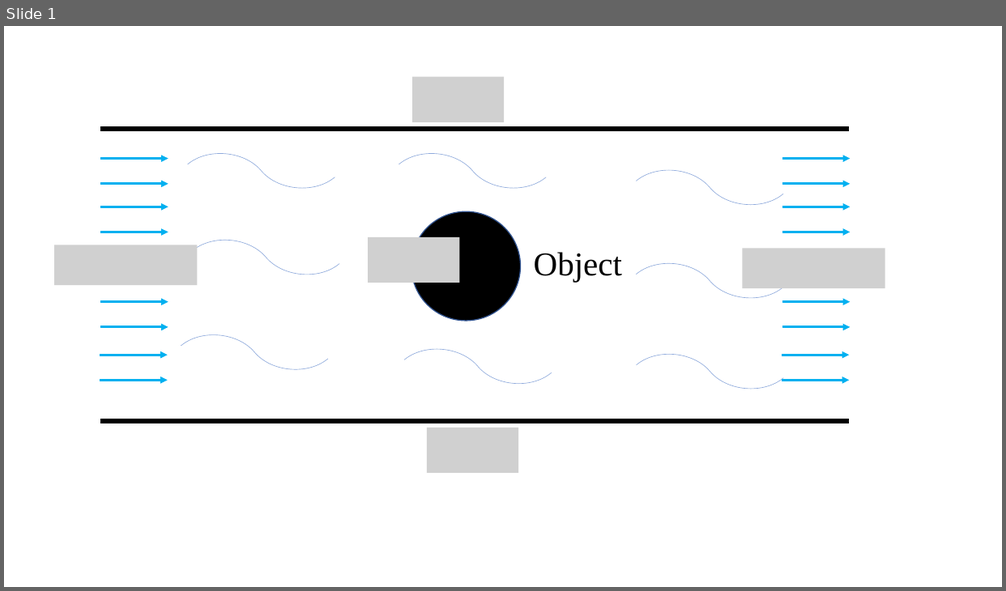
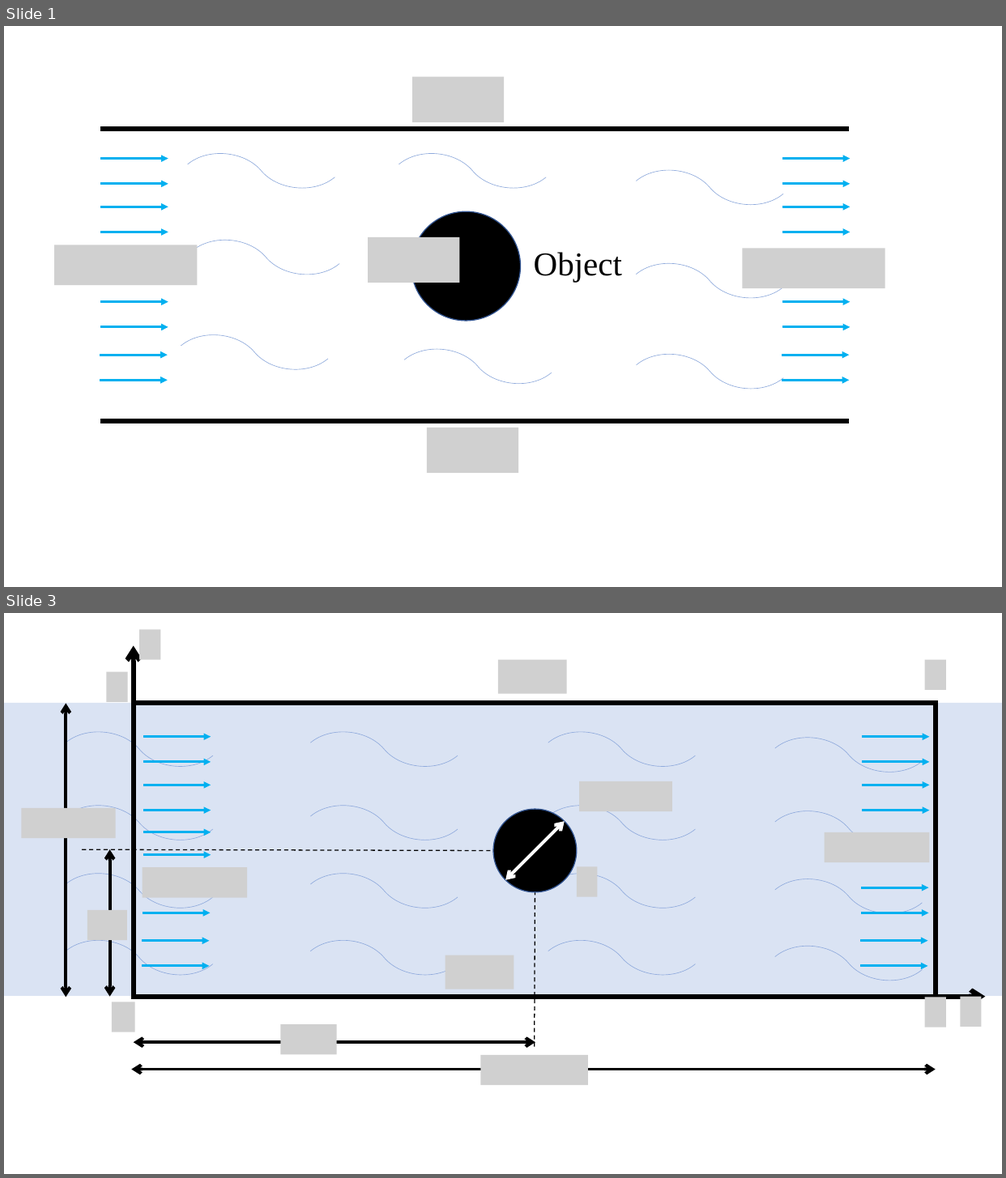
Before and after one commit to lcs27/PDE-CS, a slide deck: project/edp-project-graph.pptx. Shown one above the other, each under a label of ours: slide 1 before the commit, slides 1 and 3 after it; the slides between them are not shown. The pictures are 1006x591 and 1006x1178 pixels, drawn with LibreOffice and Linux fonts; fonts in the diff are those of the drawing; grey boxes stand for pictures. Boxes give left, top, right and bottom in pixels: in the first picture for what was removed or moved away, otherwise in the second. Text is boxed around its words. In the diff, an @@ line names an element or a change of style, - is before the commit and + after.

```diff
--- a/project/edp-project-graph.pptx
+++ b/project/edp-project-graph.pptx
@@ slide 3 added at box(4, 613, 1002, 1174), background #FFFFFF @@
@@ rectangle added at box(4, 703, 1002, 996), fill #DAE3F3 @@
@@ curved line added from (213, 756) to (66, 743), #8FAADC 0.5 pt @@
@@ curved line added from (458, 756) to (311, 743), #8FAADC 0.5 pt @@
@@ curved line added from (696, 756) to (548, 743), #8FAADC 0.5 pt @@
@@ curved line added from (923, 761) to (775, 748), #8FAADC 0.5 pt @@
@@ curved line added from (213, 829) to (66, 816), #8FAADC 0.5 pt @@
@@ curved line added from (458, 829) to (311, 816), #8FAADC 0.5 pt @@
@@ curved line added from (696, 829) to (548, 816), #8FAADC 0.5 pt @@
@@ curved line added from (923, 835) to (775, 822), #8FAADC 0.5 pt @@
@@ curved line added from (213, 897) to (66, 884), #8FAADC 0.5 pt @@
@@ curved line added from (458, 897) to (311, 884), #8FAADC 0.5 pt @@
@@ curved line added from (696, 897) to (548, 884), #8FAADC 0.5 pt @@
@@ group added at box(21, 629, 986, 1085): 20 arrows, 16 pictures, 5 double arrows, 2 lines, 1 rectangle, 1 ellipse @@
@@ curved line added from (923, 903) to (775, 890), #8FAADC 0.5 pt @@
@@ curved line added from (213, 964) to (66, 952), #8FAADC 0.5 pt @@
@@ curved line added from (458, 964) to (311, 952), #8FAADC 0.5 pt @@
@@ curved line added from (696, 964) to (548, 952), #8FAADC 0.5 pt @@
@@ curved line added from (923, 970) to (775, 957), #8FAADC 0.5 pt @@
```
Also in this commit, not shown: 1 other file.
